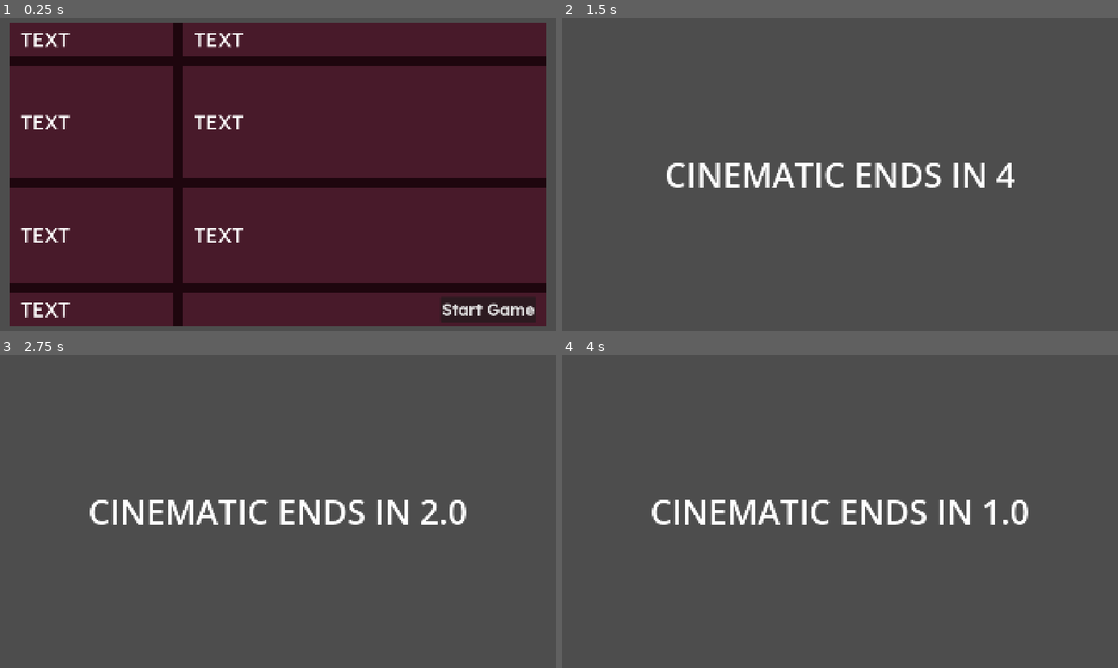
Above: before the commit, frames 1-4 (two rows, left to right).
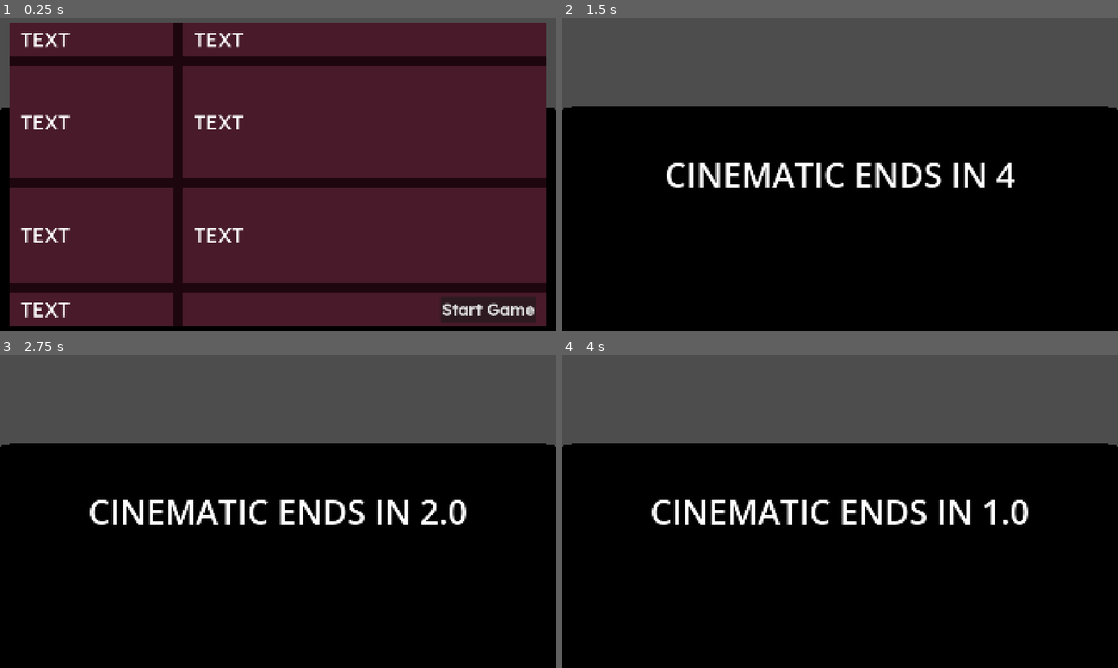
Above: after the commit, the same moments.

Repository: Lyzurly/stupider-intelligence
Game: Godot game, scene res://Scenes/main_node3d.tscn
The game is run twice, just before and just after one commit, with the same random seed, the same clock (stepped at 60 frames per second) and the same inputs.
Inputs (mouse positions are in pixels of both pictures, inside the frame that each line leads up to):
- Up to frame 1 (0.25 s): no input
- Up to frame 2 (1.5 s): click "Start Game" at 0.5 s; tap Enter (ui_accept) at 1.25 s; move the mouse to (962, 158) at 1.27 s; hold D (Right) from 1.28 s (still down); tap Delete at 1.35 s; click (962, 158) at 1.42 s
- Up to frame 3 (2.75 s): tap Enter (ui_accept) at 1.52, 2 s; release D (Right) at 2 s; drag from (166, 527) to (250, 574) at 2.02 s
- Up to frame 4 (4 s): move the mouse to (895, 442) at 2.77 s; hold D (Right) 2.78-3.5 s; tap 2 at 2.85 s; tap Enter (ui_accept) at 3.5 s; drag from (812, 574) to (673, 464) at 3.52 s

The runs differ from the first frame. In frame 1, 4.0% of the frame differs, in the area x 0-100%, y 28-100%; in frame 2, 70%; in frame 3, 70%; in frame 4, 70%.

Commit message:
added plugins and fixed player movment

Diff:
--- a/Scenes/main_node3d.tscn
+++ b/Scenes/main_node3d.tscn
@@ -29,13 +29,13 @@
 transform = Transform3D(1, 0, 0, 0, 0.8660254, 0.5, 0, -0.5, 0.8660254, 0, 6, 7)
 
 [node name="Level_Container" type="Node3D" parent="." unique_id=572984278]
-visible = false
 script = ExtResource("2_injwd")
 
 [node name="Ground_StaticBody3D" type="StaticBody3D" parent="Level_Container" unique_id=1625464979]
+collision_mask = 0
 
 [node name="CollisionShape3D" type="CollisionShape3D" parent="Level_Container/Ground_StaticBody3D" unique_id=525799234]
-shape = SubResource("WorldBoundaryShape3D_kqjpo")
+shape = SubResource("WorldBoundaryShape3D_0s4yl")
 
 [node name="MeshInstance3D" type="MeshInstance3D" parent="Level_Container/Ground_StaticBody3D" unique_id=1312285972]
 transform = Transform3D(1, 0, 0, 0, 1, 0, 0, 0, 1, 0, -0.4995, 0)
--- a/Scenes/player_node3d.tscn
+++ b/Scenes/player_node3d.tscn
@@ -9,11 +9,11 @@
 [node name="Player" type="Node3D" unique_id=294953092]
 
 [node name="Player_CharacterBody3D" type="CharacterBody3D" parent="." unique_id=1104665286]
-transform = Transform3D(-4.371139e-08, -1, 0, 1, -4.371139e-08, 0, 0, 0, 1, 0, 0, 0)
+collision_layer = 0
 script = ExtResource("1_v0iea")
 
 [node name="MeshInstance3D" type="MeshInstance3D" parent="Player_CharacterBody3D" unique_id=1993758693]
-transform = Transform3D(0.80674547, 0, -0.59089905, 0, 1, 0, 0.59089905, 0, 0.80674547, 0, 0, 0)
+transform = Transform3D(-4.3711385e-08, -1, 0, 0.99999994, -4.371139e-08, 0, 0, 0, 0.99999994, 0, 0, 0)
 mesh = SubResource("CapsuleMesh_kqjpo")
 
 [node name="CollisionShape3D" type="CollisionShape3D" parent="Player_CharacterBody3D" unique_id=1236690966]
--- /dev/null
+++ b/Scenes/testscene1.tscn
@@ -0,0 +1,59 @@
+[gd_scene format=3 uid="uid://baigbvj1n6lff"]
+
+[ext_resource type="PackedScene" uid="uid://cts3bcemls064" path="res://Scenes/player_node3d.tscn" id="1_nytky"]
+
+[sub_resource type="ProceduralSkyMaterial" id="ProceduralSkyMaterial_nytky"]
+sky_horizon_color = Color(0.66224277, 0.6717428, 0.6867428, 1)
+ground_horizon_color = Color(0.66224277, 0.6717428, 0.6867428, 1)
+
+[sub_resource type="Sky" id="Sky_fea3s"]
+sky_material = SubResource("ProceduralSkyMaterial_nytky")
+
+[sub_resource type="Environment" id="Environment_junwr"]
+background_mode = 2
+sky = SubResource("Sky_fea3s")
+
+[sub_resource type="BoxShape3D" id="BoxShape3D_kqjpo"]
+size = Vector3(42, 1, 6)
+
+[sub_resource type="BoxMesh" id="BoxMesh_nytky"]
+size = Vector3(80, 0.001, 50)
+
+[sub_resource type="Gradient" id="Gradient_fea3s"]
+offsets = PackedFloat32Array(0.6497175, 1)
+
+[sub_resource type="FastNoiseLite" id="FastNoiseLite_junwr"]
+frequency = 0.116
+
+[sub_resource type="NoiseTexture2D" id="NoiseTexture2D_7g1cm"]
+noise = SubResource("FastNoiseLite_junwr")
+color_ramp = SubResource("Gradient_fea3s")
+
+[sub_resource type="StandardMaterial3D" id="StandardMaterial3D_p50wj"]
+albedo_texture = SubResource("NoiseTexture2D_7g1cm")
+
+[node name="Node3D" type="Node3D" unique_id=2110014658]
+
+[node name="Camera3D" type="Camera3D" parent="." unique_id=396941961]
+transform = Transform3D(1, 0, 0, 0, 1, 0, 0, 0, 1, 0, 4, 14)
+
+[node name="WorldEnvironment" type="WorldEnvironment" parent="." unique_id=1668961625]
+environment = SubResource("Environment_junwr")
+
+[node name="DirectionalLight3D" type="DirectionalLight3D" parent="." unique_id=684296791]
+transform = Transform3D(-0.8660254, -0.43301278, 0.25, 0, 0.49999997, 0.86602545, -0.50000006, 0.75, -0.43301266, 0, 0, 0)
+shadow_enabled = true
+
+[node name="Player" parent="." unique_id=294953092 instance=ExtResource("1_nytky")]
+
+[node name="StaticBody3D" type="StaticBody3D" parent="." unique_id=1184847737]
+collision_mask = 0
+
+[node name="CollisionShape3D" type="CollisionShape3D" parent="StaticBody3D" unique_id=1609782289]
+transform = Transform3D(1, 0, 0, 0, 1, 0, 0, 0, 1, 0, -1, 0)
+shape = SubResource("BoxShape3D_kqjpo")
+
+[node name="MeshInstance3D" type="MeshInstance3D" parent="." unique_id=2117743979]
+transform = Transform3D(1, 0, 0, 0, 1, 0, 0, 0, 1, 0, -0.4995, 0)
+mesh = SubResource("BoxMesh_nytky")
+surface_material_override/0 = SubResource("StandardMaterial3D_p50wj")
--- a/Scripts/player_characterbody3d.gd
+++ b/Scripts/player_characterbody3d.gd
@@ -7,7 +7,7 @@
 const SPEED = 5.0
 const JUMP_VELOCITY = 4.5
 
-var _movement_locked: bool = true
+var _movement_locked: bool = false
 
 func lock_movement(indeed:bool) -> void:
 	_movement_locked = indeed
@@ -26,8 +26,10 @@
 
 	# Get the input direction and handle the movement/deceleration.
 	# As good practice, you should replace UI actions with custom gameplay actions.
-	var input_dir := Input.get_vector("Forward", "Backward", "Left", "Right")
-	var direction := (transform.basis * Vector3(input_dir.x, 0, input_dir.y)).normalized()
+	var input_dir: Vector2 = Input.get_vector("Left", "Right", "Forward", "Backward")
+
+	var direction: Vector3 = (transform.basis * Vector3(input_dir.x, 0, input_dir.y)).normalized()
+
 	if direction:
 		velocity.x = direction.x * SPEED
 		velocity.z = direction.z * SPEED
--- a/project.godot
+++ b/project.godot
@@ -21,6 +21,10 @@
 window/size/viewport_height=1080
 window/stretch/mode="canvas_items"
 window/stretch/aspect="expand"
+
+[editor_plugins]
+
+enabled=PackedStringArray("res://addons/godot-neovim/plugin.cfg", "res://addons/script_splitter/plugin.cfg")
 
 [input]
 
@@ -54,6 +58,10 @@
 ]
 }
 
+[layer_names]
+
+3d_physics/layer_1="Ground"
+
 [physics]
 
 3d/physics_engine="Jolt Physics"
Not shown, added: .script_splitter/.gdignore
Not shown: 2 places in Scenes/main_node3d.tscn that only renumber resources
Not shown, added: addons/godot-neovim/GodotNeovim.gd
Not shown, added: addons/godot-neovim/GodotNeovim.gd.uid
Not shown, added: addons/godot-neovim/godot-neovim.gdextension.uid
Not shown, added: addons/godot-neovim/icon.svg
Not shown, added: addons/godot-neovim/icon.svg.import
Not shown, added: addons/godot-neovim/input/default_keymaps.gd
Not shown, added: addons/godot-neovim/input/default_keymaps.gd.uid
Not shown, added: addons/godot-neovim/input/godot_neovim_input.gd
Not shown, added: addons/godot-neovim/input/godot_neovim_input.gd.uid
Not shown, added: addons/godot-neovim/input/keymap_editor.gd
(and 229 more such lines)
